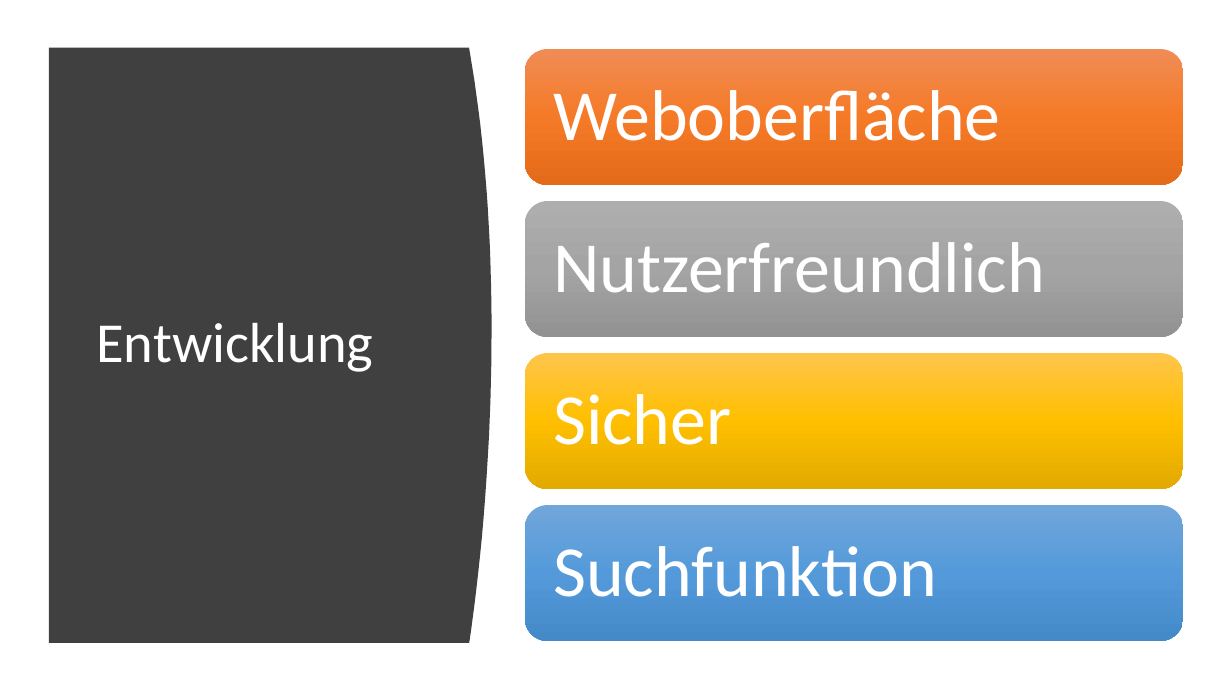
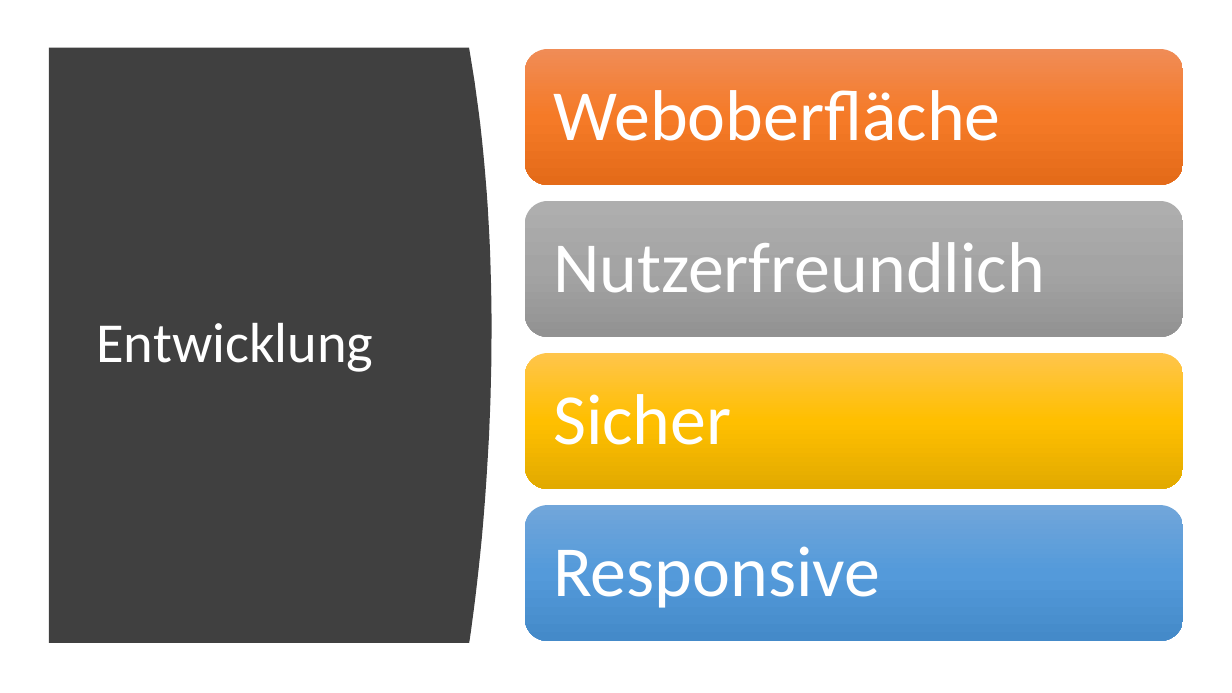
Before and after one commit to MeisterDanDan/Urban-Explorer, a slide deck: slide 6 of 05)Praesentationen/Status 1.pptx (slide 5 before the commit). Drawn at 1232x693 pixels with LibreOffice and Linux fonts; fonts in the diff are those of the drawing. Boxes give left, top, right and bottom in pixels: in the first picture for what was removed or moved away, otherwise in the second. Text is boxed around its words. In the diff, an @@ line names an element or a change of style, - is before the commit and + after.

```diff
--- a/05)Praesentationen/Status 1.pptx
+++ b/05)Praesentationen/Status 1.pptx
@@ text at box(553, 546, 880, 608): text changed @@
-Suchfunktion
+Responsive
```
Also in this commit, not shown: 1 other slide changed, 1 slide added.
